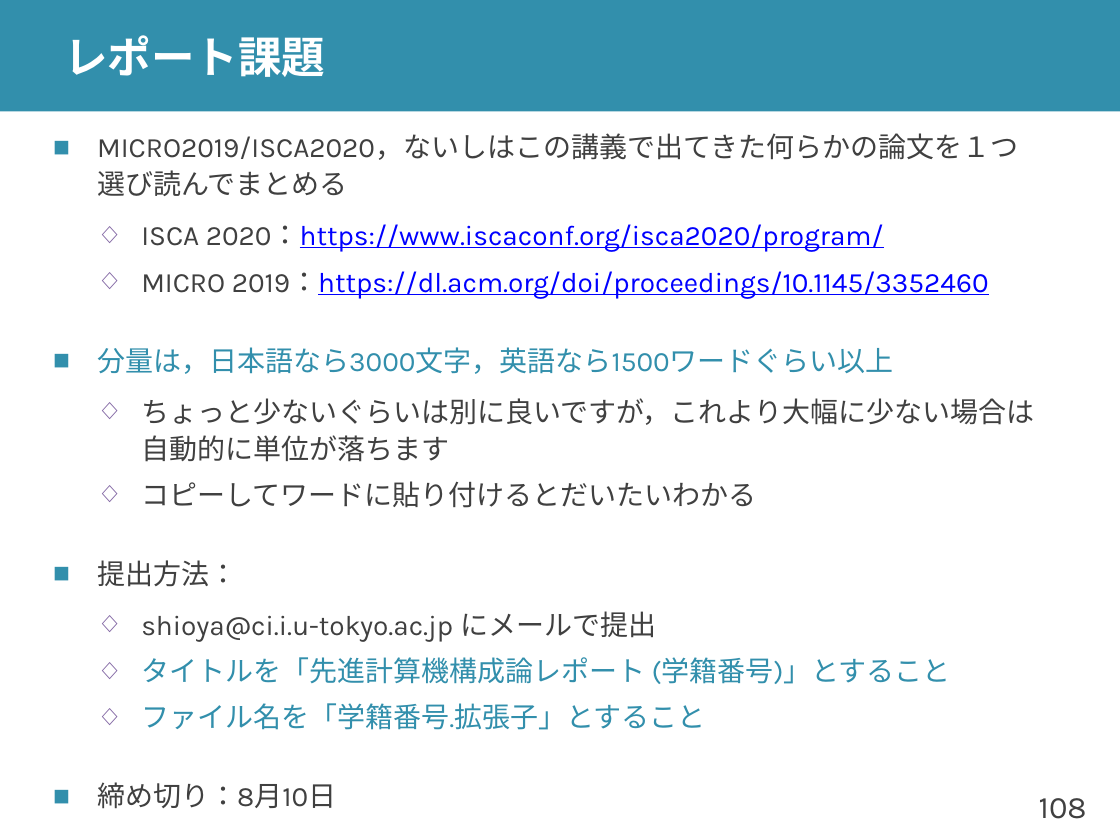
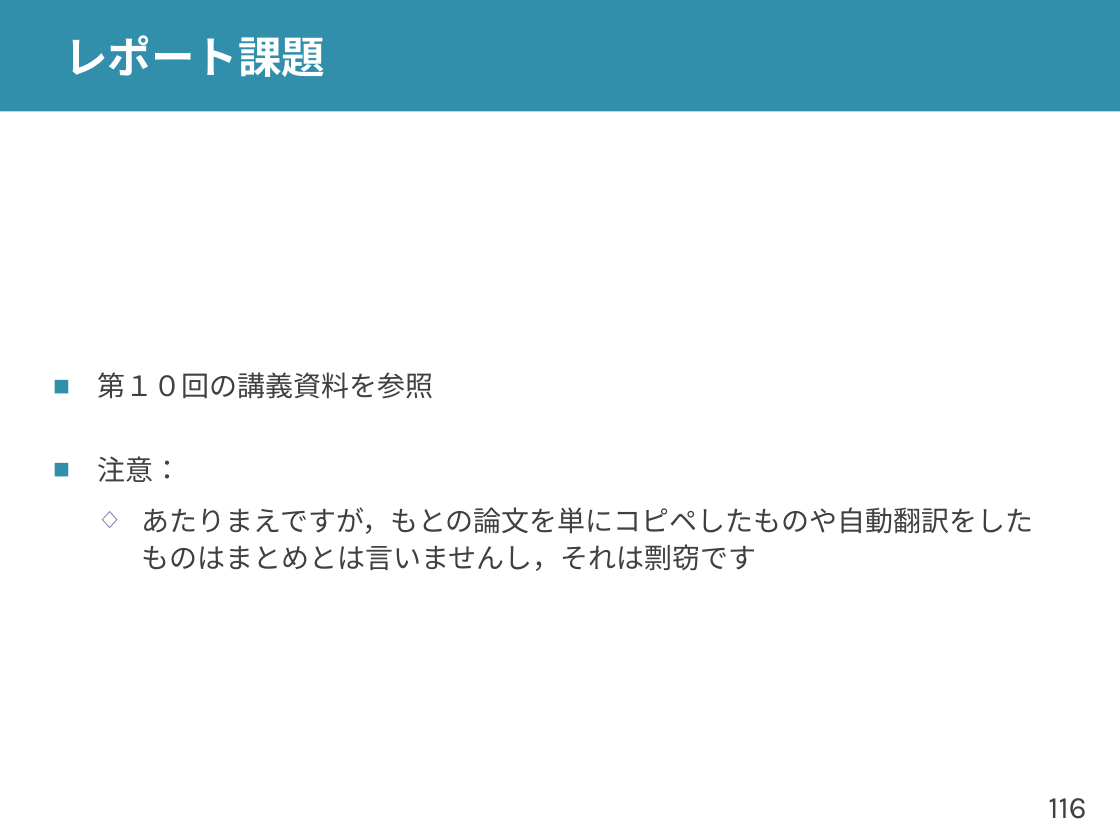
Before and after one commit to shioyadan/advanced-computer-organization, a slide deck: slide 116 of aco-shioya-13.pptx (slide 108 before the commit). Drawn at 1120x840 pixels with LibreOffice and Linux fonts; fonts in the diff are those of the drawing. Boxes give left, top, right and bottom in pixels: in the first picture for what was removed or moved away, otherwise in the second. Text is boxed around its words. In the diff, an @@ line names an element or a change of style, - is before the commit and + after.

```diff
--- a/aco-shioya-13.pptx
+++ b/aco-shioya-13.pptx
@@ text at box(97, 372, 1034, 571): text changed @@
-■ MICRO2019/ISCA2020，ないしはこの講義で出てきた何らかの論文を１つ選び読んでまとめる
-  ◇ ISCA 2020：https://www.iscaconf.org/isca2020/program/
-  ◇ MICRO 2019：https://dl.acm.org/doi/proceedings/10.1145/3352460
-■ 分量は，日本語なら3000文字，英語なら1500ワードぐらい以上
-  ◇ ちょっと少ないぐらいは別に良いですが，これより大幅に少ない場合は自動的に単位が落ちます
-  ◇ コピーしてワードに貼り付けるとだいたいわかる
-■ 提出方法：
-  ◇ shioya@ci.i.u-tokyo.ac.jp にメールで提出
-  ◇ タイトルを「先進計算機構成論レポート (学籍番号)」とすること
-  ◇ ファイル名を「学籍番号.拡張子」とすること
-■ 締め切り：8月10日
+■ 第１０回の講義資料を参照
+■ 注意：
+  ◇ あたりまえですが，もとの論文を単にコピペしたものや自動翻訳をしたものはまとめとは言いませんし，それは剽窃です
@@ page number at box(1048, 798, 1086, 819): text changed @@
-108
+116
```
Also in this commit, not shown: 15 other slides changed, 8 slides added, 1 other file.
